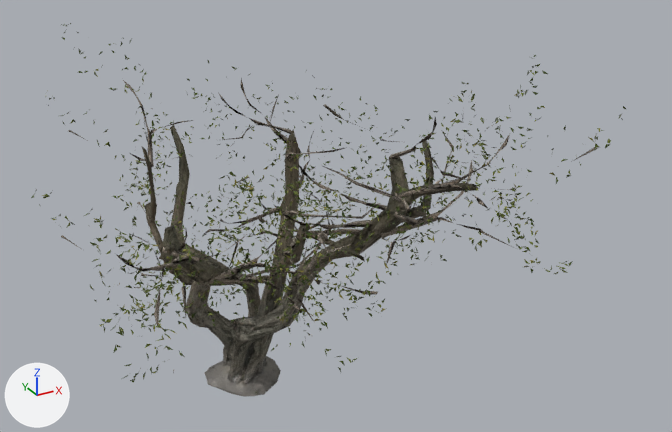
Before and after pictures for a commit that changed the glTF model public/assets/realistic/island_tree_02-high.glb.
The view is the same before and after, from a 50 mm lens placed at (-2.92, -7.09, 4.99), pointed at (0.43, -0.99, 1.94). The axes (+X, +Y, +Z) are drawn at lower left. The lights are the same throughout. The picture after the commit comes second. Where no turn or scale is listed for an object, it has been applied to the vertices. Vertices at exactly the same position are counted once.

In view in the first picture: 'island_tree_02_LOD0'.
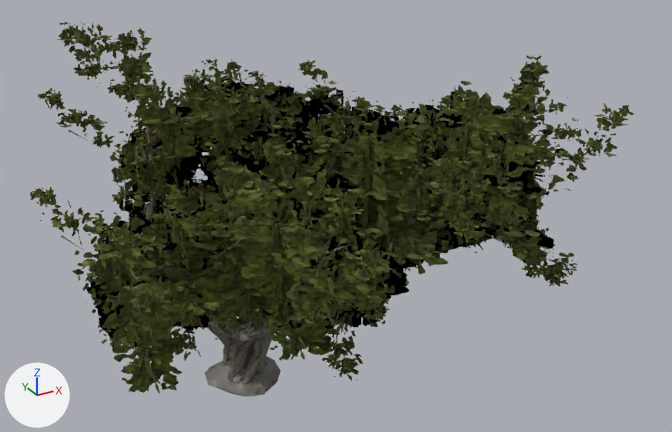
Where the newer file only moved an object's origin or applied its transform, the numbers keep the older frame.

Where the change shows, as pixel boxes (x1, y1, x2, y2) in the pictures (672 x 432 px):
'baked-leaf-clusters', added (green)
    after: (30, 21, 634, 394)
'island_tree_02_LOD0', reshaped (mostly hidden afterwards)
    before: (31, 23, 626, 397)
    after: (61, 75, 593, 397)
part 1 of me_mesh_001, deleted
    before: (31, 23, 626, 382)
part 2 of me_mesh_001, reshaped
    before: (131, 117, 541, 380)

The change, as a list of edits to the scene's bpy script:
```text
Add img_foliage_atlas:
    img_foliage_atlas = load_image('foliage-atlas', '_unpacked/foliage-atlas', 2048, 2048, 'sRGB')
Add mat_baked_leaves:
    mat_baked_leaves = bpy.data.materials.new('baked_leaves')
    # uses the picture img_foliage_atlas
Change me_mesh_001:
    used by ob_island_tree_02_lod0; location = (0.04, -0.915, 1.688)
    remove me_mesh_001.from_pydata(...)  # 11289 vertices, 5499 faces; spans x -1.88..1.88, y -2.01..2.01, z -1.7..1.7
    add me_mesh_001.from_pydata(...)  # 2221 vertices, 2459 faces; spans x -1.77..1.85, y -1.91..1.84, z -1.7..1.57
    me_mesh_001 part 1: 2989 loose pieces with 8993 vertices, spanning x -1.88..1.88, y -2.01..2.01, z -0.39..1.7, are deleted
    me_mesh_001 part 2
    66 vertices are removed from x -1.78..1.6, y -1.65..0.42, z -0.27..1.19
    43 faces are deleted
    4 vertices move within x -1.65..0.53, y -1.62..-0.32, z 0.18..0.73
    21 new faces join them, mat_island_tree_02_branches
    other edits to the shape of me_mesh_001 do not show in these pictures
    remove me_mesh_001.materials.append(mat_island_tree_02_leaves)
Add me_baked_leaf_clusters:
    me_baked_leaf_clusters.from_pydata(...)  # 6020 vertices, 3010 faces; spans x -1.95..1.95, y -2.04..2.04, z -1.07..1.07
    me_baked_leaf_clusters.materials.append(mat_baked_leaves)
Add ob_baked_leaf_clusters:
    ob_baked_leaf_clusters = bpy.data.objects.new('baked-leaf-clusters', me_baked_leaf_clusters)
    ob_baked_leaf_clusters.location = (0.064, -0.921, 2.318)
```
